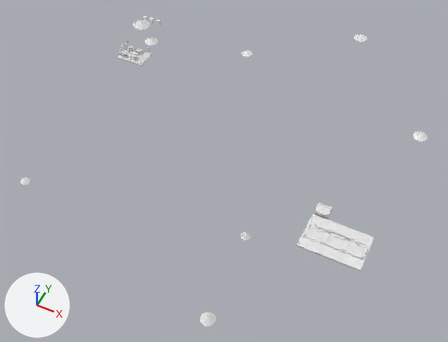
One commit to the FBX model Assets/Art/KayseriIsland/Models/Copper/Phase3/Theme_P3.fbx: the scene before it, then after it.
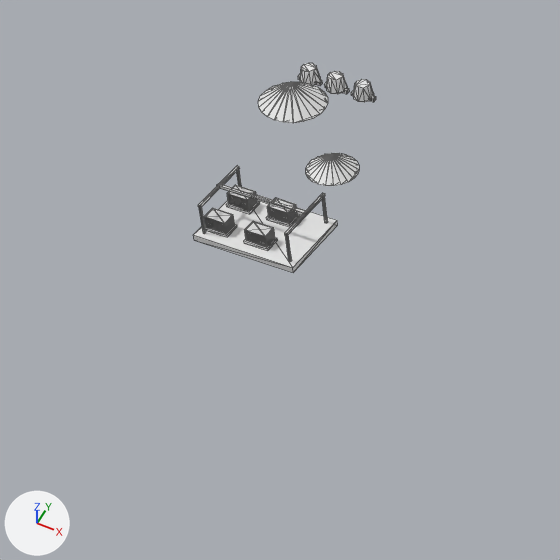
The first picture shows the older version from a 50 mm camera at (132.0, -271.0, 303.0) aimed at (6.0, -20.0, -11.0). The close-ups show the older and then the newer version on the part from 16% to 46% of the width and 0% to 40% of the height of that picture. Only the edits that show in the close-ups are written down. Every picture has the same lights, and +X, +Y and +Z are marked at lower left. The close-ups show mesh edges as thin lines. Vertices at exactly the same position are counted once.

In view in the first close-up: 'Theme.CathodeYard', 'Theme.OreStock0', 'Theme.OreStock1', 'Theme.SlagPots'.
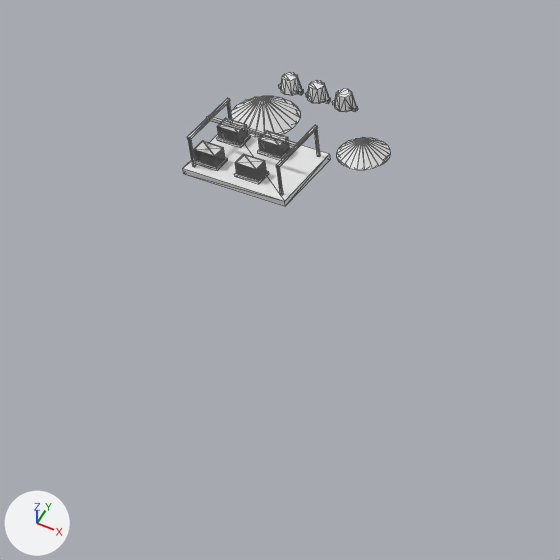
What changed in the scene script:
```text
Change me_theme_slagpots_001:
    used by ob_theme_slagpots; location = (0.0, 18.0, 13.4)
    remove me_theme_slagpots_001.from_pydata(...)  # 84 vertices, 144 faces; spans x -114.5..-97.5, y 56.4..60.6, z 0.3..3.4
    add me_theme_slagpots_001.from_pydata(...)  # 84 vertices, 144 faces; spans x -114.5..-97.5, y 56.4..60.6, z 15.6..18.7
    me_theme_slagpots_001 part 2: the whole mesh is moved by (0.0, 0.0, 15.3)
Change me_theme_cathodeyard_001:
    used by ob_theme_cathodeyard; location = (0.0, 0.0, 0.0)
    remove me_theme_cathodeyard_001.from_pydata(...)  # 480 vertices, 720 faces; spans x -117.0..-95.0, y 40.0..56.0, z -0.9..7.2
    add me_theme_cathodeyard_001.from_pydata(...)  # 480 vertices, 720 faces; spans x -117.0..-95.0, y 40.0..56.0, z 14.4..22.5
    me_theme_cathodeyard_001 part 1: the whole mesh is moved by (0.0, 0.0, 15.3)
Change ob_theme_orestock1:
    ob_theme_orestock1.location: (-93.2, 53.7, 14.3) -> (-89.4, 58.9, 15.6)
Change ob_theme_orestock0:
    ob_theme_orestock0.location: (-110.2, 67.4, 15.2) -> (-112.1, 60.5, 15.6)
Change ob_theme_slagpots:
    ob_theme_slagpots.location: (0.0, 18.0, 13.4) -> (0.0, 11.5, 0.0)
```

Changed parts and their boxes [x1, y1, x2, y2] in the close-ups (560 x 560 px):
'Theme.CathodeYard', moved
    before: [194, 166, 337, 273]
    after: [183, 98, 330, 206]
'Theme.OreStock0', moved
    before: [258, 82, 328, 123]
    after: [231, 96, 300, 137]
'Theme.OreStock1', moved
    before: [306, 153, 359, 186]
    after: [337, 138, 390, 170]
'Theme.SlagPots', moved
    before: [298, 63, 376, 102]
    after: [278, 72, 358, 112]
